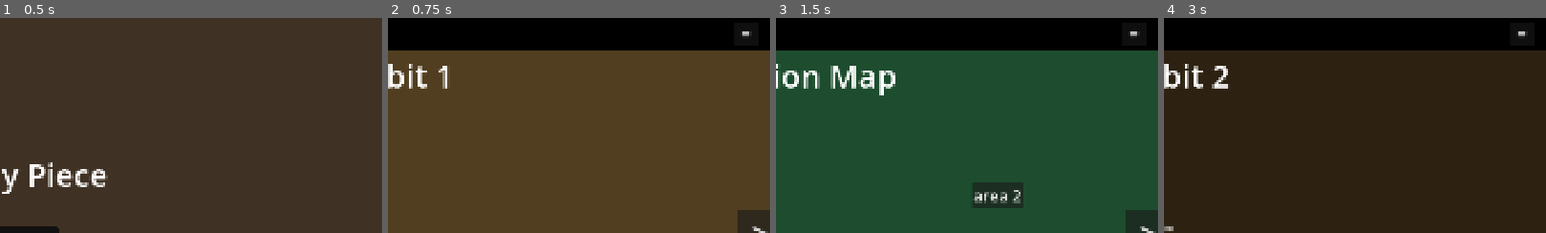
Above: before the commit, frames 1-4 (left to right).
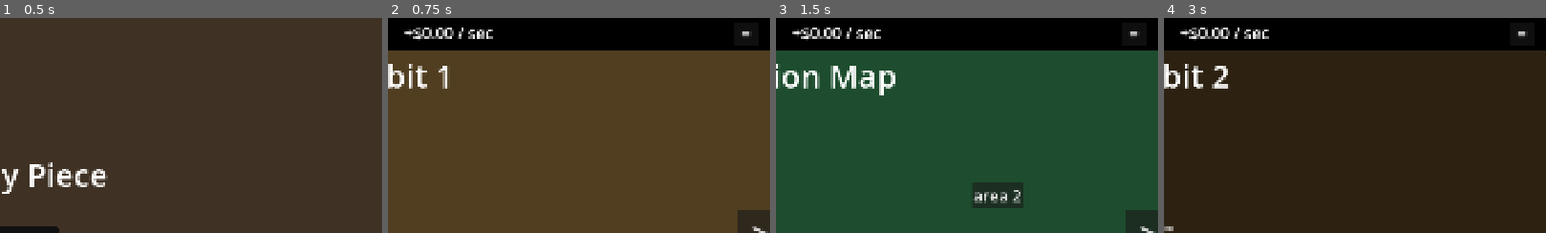
Above: after the commit, the same moments.

Repository: zsansone54/museum-game
Game: Godot game, scene res://MainMenu.tscn
Two runs of this game, one before a commit and one after it. Both use one fixed random seed, a clock stepped at 60 frames per second and the inputs below.
Inputs:
- Up to frame 1 (0.5 s): no input
- Up to frame 2 (0.75 s): click "Start Game" at 0.5 s
- Up to frame 3 (1.5 s): click "<-" at 1.25 s
- Up to frame 4 (3 s): click "->" at 2 s; click "->" at 2.75 s
The pictures show only the part of the screen within x 50-100%, y 0-50%; the shares and areas given below are measured in that part.

Frame 1 is identical in both runs. In frame 2, 0.7% of the frame differs, in the area x 4-28%, y 4-11%; in frame 3, 0.7%; in frame 4, 0.7%.

Commit message:
add win menu

Diff:
--- a/game/ArtifactMenu.tscn
+++ b/game/ArtifactMenu.tscn
@@ -73,6 +73,21 @@
 layout_mode = 2
 theme_override_font_sizes/font_size = 24
 
+[node name="UncleanedIncomeLabel" type="Label" parent="ArtifactPanel/MarginContainer/VBoxContainer" unique_id=1852701805]
+layout_mode = 2
+theme_override_font_sizes/font_size = 24
+text = "Uncleaned fragments: $0.20 / sec"
+
+[node name="CleanedIncomeLabel" type="Label" parent="ArtifactPanel/MarginContainer/VBoxContainer" unique_id=1525709348]
+layout_mode = 2
+theme_override_font_sizes/font_size = 24
+text = "Cleaned fragments: $0.60 / sec"
+
+[node name="AssembledIncomeLabel" type="Label" parent="ArtifactPanel/MarginContainer/VBoxContainer" unique_id=1353303455]
+layout_mode = 2
+theme_override_font_sizes/font_size = 24
+text = "Assembled artifact: $0.00 / sec"
+
 [node name="HSeparator" type="HSeparator" parent="ArtifactPanel/MarginContainer/VBoxContainer" unique_id=493968231]
 layout_mode = 2
 
--- a/game/Excavation.tscn
+++ b/game/Excavation.tscn
@@ -70,6 +70,13 @@
 layout_mode = 2
 theme_override_font_sizes/font_size = 40
 text = "10.0/10.0s"
+
+[node name="IncomeLabel" type="Label" parent="Top/TopHudMargin/TopHud" unique_id=1466485656]
+custom_minimum_size = Vector2(200, 60)
+custom_maximum_size = Vector2(200, 60)
+layout_mode = 2
+theme_override_font_sizes/font_size = 40
+text = "$0.00 / sec"
 
 [node name="Spacer" type="Control" parent="Top/TopHudMargin/TopHud" unique_id=408952144]
 layout_mode = 2
--- a/game/Exhibit1.gd
+++ b/game/Exhibit1.gd
@@ -3,6 +3,7 @@
 @onready var funds_label: Label = $Top/TopHudMargin/TopHud/FundsLabel
 @onready var rep_label: Label = $Top/TopHudMargin/TopHud/RepLabel
 @onready var countdown_label: Label = $Top/TopHudMargin/TopHud/CountdownLabel
+@onready var income_label: Label = $Top/TopHudMargin/TopHud/IncomeLabel
 
 
 func _ready() -> void:
@@ -38,6 +39,7 @@
 func update_hud() -> void:
 	funds_label.text = "$%d" % int(GameState.funds)
 	rep_label.text = "%d Rep" % GameState.rep
+	income_label.text = "+$%.2f / sec" % GameState.get_total_donation_income_per_second()
 
 	if GameState.active_artifact_id == -1:
 		countdown_label.text = "--.-- / --.-- s"
--- a/game/Exhibit1.tscn
+++ b/game/Exhibit1.tscn
@@ -5,6 +5,7 @@
 [ext_resource type="PackedScene" uid="uid://coh5nxkprs0sc" path="res://PauseMenu.tscn" id="3_bsrcs"]
 [ext_resource type="PackedScene" uid="uid://b6ddt174lqybw" path="res://ArtifactMenu.tscn" id="4_seecs"]
 [ext_resource type="PackedScene" uid="uid://7xym3ilf0iv6" path="res://NotificationToast.tscn" id="5_equix"]
+[ext_resource type="PackedScene" uid="uid://330qm08acygp" path="res://WinMenu.tscn" id="6_64dqa"]
 
 [node name="Exhibit1" type="Control" unique_id=124045584]
 layout_mode = 3
@@ -71,6 +72,13 @@
 layout_mode = 2
 theme_override_font_sizes/font_size = 40
 text = "10.0/10.0s"
+
+[node name="IncomeLabel" type="Label" parent="Top/TopHudMargin/TopHud" unique_id=939197332]
+custom_minimum_size = Vector2(200, 60)
+custom_maximum_size = Vector2(200, 60)
+layout_mode = 2
+theme_override_font_sizes/font_size = 40
+text = "$0.00 / sec"
 
 [node name="Spacer" type="Control" parent="Top/TopHudMargin/TopHud" unique_id=2048826570]
 layout_mode = 2
@@ -219,4 +227,7 @@
 [node name="NotificationToast" parent="." unique_id=1611973884 instance=ExtResource("5_equix")]
 layout_mode = 1
 
+[node name="WinMenu" parent="." unique_id=1237677374 instance=ExtResource("6_64dqa")]
+layout_mode = 1
+
 [connection signal="pressed" from="Top/TopHudMargin/TopHud/PauseButton" to="." method="_on_pause_button_pressed"]
--- a/game/Exhibit2.tscn
+++ b/game/Exhibit2.tscn
@@ -5,6 +5,7 @@
 [ext_resource type="PackedScene" uid="uid://coh5nxkprs0sc" path="res://PauseMenu.tscn" id="3_nm046"]
 [ext_resource type="PackedScene" uid="uid://b6ddt174lqybw" path="res://ArtifactMenu.tscn" id="4_2u0ix"]
 [ext_resource type="PackedScene" uid="uid://7xym3ilf0iv6" path="res://NotificationToast.tscn" id="5_irlb0"]
+[ext_resource type="PackedScene" uid="uid://330qm08acygp" path="res://WinMenu.tscn" id="6_nm046"]
 
 [node name="Exhibit2" type="Control" unique_id=124045584]
 layout_mode = 3
@@ -198,6 +199,13 @@
 layout_mode = 2
 theme_override_font_sizes/font_size = 40
 text = "10.0/10.0s"
+
+[node name="IncomeLabel" type="Label" parent="Top/TopHudMargin/TopHud" unique_id=303113680]
+custom_minimum_size = Vector2(200, 60)
+custom_maximum_size = Vector2(200, 60)
+layout_mode = 2
+theme_override_font_sizes/font_size = 40
+text = "$0.00 / sec"
 
 [node name="Spacer" type="Control" parent="Top/TopHudMargin/TopHud" unique_id=2048826570]
 layout_mode = 2
@@ -239,4 +247,7 @@
 [node name="NotificationToast" parent="." unique_id=1611973884 instance=ExtResource("5_irlb0")]
 layout_mode = 1
 
+[node name="WinMenu" parent="." unique_id=1237677374 instance=ExtResource("6_nm046")]
+layout_mode = 1
+
 [connection signal="pressed" from="Top/TopHudMargin/TopHud/PauseButton" to="." method="_on_pause_button_pressed"]
--- /dev/null
+++ b/game/WinMenu.tscn
@@ -0,0 +1,54 @@
+[gd_scene format=3 uid="uid://330qm08acygp"]
+
+[ext_resource type="Script" uid="uid://bjk7g0lha7wjm" path="res://win_menu.gd" id="1_xjwx6"]
+
+[node name="WinMenu" type="Control" unique_id=1237677374]
+layout_mode = 3
+anchors_preset = 15
+anchor_right = 1.0
+anchor_bottom = 1.0
+grow_horizontal = 2
+grow_vertical = 2
+script = ExtResource("1_xjwx6")
+
+[node name="Dimmer" type="ColorRect" parent="." unique_id=360318580]
+layout_mode = 1
+anchors_preset = 15
+anchor_right = 1.0
+anchor_bottom = 1.0
+grow_horizontal = 2
+grow_vertical = 2
+color = Color(0, 0, 0, 1)
+
+[node name="CenterContainer" type="CenterContainer" parent="." unique_id=231545853]
+layout_mode = 1
+anchors_preset = 15
+anchor_right = 1.0
+anchor_bottom = 1.0
+grow_horizontal = 2
+grow_vertical = 2
+
+[node name="PanelContainer" type="PanelContainer" parent="CenterContainer" unique_id=1414989673]
+layout_mode = 2
+
+[node name="MarginContainer" type="MarginContainer" parent="CenterContainer/PanelContainer" unique_id=240607792]
+layout_mode = 2
+
+[node name="VBoxContainer" type="VBoxContainer" parent="CenterContainer/PanelContainer/MarginContainer" unique_id=133055255]
+layout_mode = 2
+
+[node name="TitleLabel" type="Label" parent="CenterContainer/PanelContainer/MarginContainer/VBoxContainer" unique_id=785969900]
+layout_mode = 2
+theme_override_font_sizes/font_size = 40
+text = "Museum Complete!"
+horizontal_alignment = 1
+
+[node name="MessageLabel" type="Label" parent="CenterContainer/PanelContainer/MarginContainer/VBoxContainer" unique_id=1644665942]
+layout_mode = 2
+theme_override_font_sizes/font_size = 30
+text = "Every artifact has been restored and displayed."
+
+[node name="MainMenuButton" type="Button" parent="CenterContainer/PanelContainer/MarginContainer/VBoxContainer" unique_id=1250576302]
+layout_mode = 2
+theme_override_font_sizes/font_size = 25
+text = "Return to Main Menu"
--- a/game/artifact_menu.gd
+++ b/game/artifact_menu.gd
@@ -8,6 +8,9 @@
 @onready var clean_button: Button = $ArtifactPanel/MarginContainer/VBoxContainer/CleanButton
 @onready var assemble_button: Button = $ArtifactPanel/MarginContainer/VBoxContainer/AssembleButton
 @onready var close_button: Button = $ArtifactPanel/MarginContainer/VBoxContainer/CloseButton
+@onready var uncleaned_income_label: Label = $ArtifactPanel/MarginContainer/VBoxContainer/UncleanedIncomeLabel
+@onready var cleaned_income_label: Label = $ArtifactPanel/MarginContainer/VBoxContainer/CleanedIncomeLabel
+@onready var assembled_income_label: Label = $ArtifactPanel/MarginContainer/VBoxContainer/AssembledIncomeLabel
 
 var current_artifact_id := -1
 var open_position: Vector2
@@ -78,6 +81,11 @@
 		artifact["total_fragments"]
 	]
 
+	var income: Dictionary = GameState.get_artifact_income_breakdown(artifact)
+	uncleaned_income_label.text = "Uncleaned fragments: $%.2f / sec" % income["uncleaned"]
+	cleaned_income_label.text = "Cleaned fragments: $%.2f / sec" % income["cleaned"]
+	assembled_income_label.text = "Assembled artifact: $%.2f / sec" % income["assembled"]
+
 	clean_button.text = "Clean Fragment"
 	assemble_button.text = "Assemble Artifact"
 	close_button.text = "Close"
--- a/game/excavation.gd
+++ b/game/excavation.gd
@@ -3,6 +3,7 @@
 @onready var funds_label: Label = $Top/TopHudMargin/TopHud/FundsLabel
 @onready var rep_label: Label = $Top/TopHudMargin/TopHud/RepLabel
 @onready var countdown_label: Label = $Top/TopHudMargin/TopHud/CountdownLabel
+@onready var income_label: Label = $Top/TopHudMargin/TopHud/IncomeLabel
 
 @onready var pause_button: Button = $Top/TopHudMargin/TopHud/PauseButton
 @onready var back_button: Button = $BackButton
@@ -100,6 +101,7 @@
 func update_hud() -> void:
 	funds_label.text = "$%d" % int(GameState.funds)
 	rep_label.text = "%d Rep" % GameState.rep
+	income_label.text = "+$%.2f / sec" % GameState.get_total_donation_income_per_second()
 
 	if GameState.active_artifact_id == -1:
 		countdown_label.text = "--.-- / --.-- s"
@@ -166,7 +168,10 @@
 		var progress: Dictionary = GameState.get_artifact_progress(artifact["id"])
 		var button: Button = artifact_buttons[index]
 
-		button.text = artifact["name"]
+		button.text = "%s\nSuccess Chance: %.0f%%" % [
+			artifact["name"],
+			GameState.get_effective_success_chance(artifact)
+		]
 		button.tooltip_text = ""
 
 		if !GameState.has_required_tools(artifact):
--- a/game/exhibit2.gd
+++ b/game/exhibit2.gd
@@ -3,6 +3,7 @@
 @onready var funds_label: Label = $Top/TopHudMargin/TopHud/FundsLabel
 @onready var rep_label: Label = $Top/TopHudMargin/TopHud/RepLabel
 @onready var countdown_label: Label = $Top/TopHudMargin/TopHud/CountdownLabel
+@onready var income_label: Label = $Top/TopHudMargin/TopHud/IncomeLabel
 @onready var lock_overlay: Control = $LockOverlay
 @onready var requirement_label: Label = $LockOverlay/CenterContainer/VBoxContainer/RequirementLabel
 
@@ -42,6 +43,7 @@
 func update_hud() -> void:
 	funds_label.text = "$%d" % int(GameState.funds)
 	rep_label.text = "%d Rep" % GameState.rep
+	income_label.text = "+$%.2f / sec" % GameState.get_total_donation_income_per_second()
 
 	if GameState.active_artifact_id == -1:
 		countdown_label.text = "--.-- / --.-- s"
--- a/game/game_state.gd
+++ b/game/game_state.gd
@@ -8,6 +8,7 @@
 )
 signal excavation_failed(reward: float)
 signal artifact_assembled(artifact_name: String, rep_reward: int)
+signal game_completed
 
 var game_data: Dictionary
 var funds: float
@@ -54,28 +55,39 @@
 	update_donation_income(delta)
 
 
-func update_donation_income(delta: float) -> void:
-	var add: float = 0.0
+func get_artifact_income_breakdown(artifact: Dictionary) -> Dictionary:
+	var progress: Dictionary = get_artifact_progress(artifact["id"])
+	var uncleaned_income: float = 0.0
+	var cleaned_income: float = 0.0
+	var assembled_income: float = 0.0
+
+	if progress["is_assembled"]:
+		assembled_income = artifact["completed_funds"]
+	else:
+		var uncleaned_fragments: int = progress["fragments_found"] - progress["fragments_cleaned"]
+		uncleaned_income = uncleaned_fragments * artifact["uncleaned_fragment_funds_ps"]
+		cleaned_income = progress["fragments_cleaned"] * artifact["cleaned_fragment_funds_ps"]
+
+	return {
+		"uncleaned": uncleaned_income,
+		"cleaned": cleaned_income,
+		"assembled": assembled_income
+	}
+
+
+func get_total_donation_income_per_second() -> float:
+	var total_income: float = 0.0
 
 	for area in areas:
 		for artifact in area["artifacts"]:
-			var progress: Dictionary = get_artifact_progress(artifact["id"])
-
-			if !progress["is_assembled"]:
-				add += (
-					progress["fragments_found"]
-					- progress["fragments_cleaned"]
-				) * artifact["uncleaned_fragment_funds_ps"] * delta
-
-				add += (
-					progress["fragments_cleaned"]
-					* artifact["cleaned_fragment_funds_ps"]
-					* delta
-				)
-			else:
-				add += artifact["completed_funds"] * delta
-
-	funds += add
+			var income: Dictionary = get_artifact_income_breakdown(artifact)
+			total_income += income["uncleaned"] + income["cleaned"] + income["assembled"]
+
+	return total_income
+
+
+func update_donation_income(delta: float) -> void:
+	funds += get_total_donation_income_per_second() * delta
 
 
 func set_artifact_progress() -> void:
@@ -171,7 +183,7 @@
 		)
 
 		if check_win_condition():
-			print("win")
+			game_completed.emit()
 
 
 func select_excavation_target(artifact: Dictionary) -> void:
--- /dev/null
+++ b/game/win_menu.gd
@@ -0,0 +1,101 @@
+extends Control
+
+@onready var dimmer: ColorRect = $Dimmer
+@onready var center_container: CenterContainer = $CenterContainer
+
+@onready var title_label: Label = (
+	$CenterContainer/PanelContainer/MarginContainer/VBoxContainer/TitleLabel
+)
+@onready var message_label: Label = (
+	$CenterContainer/PanelContainer/MarginContainer/VBoxContainer/MessageLabel
+)
+@onready var main_menu_button: Button = (
+	$CenterContainer/PanelContainer/MarginContainer/VBoxContainer/MainMenuButton
+)
+
+var open_position: Vector2
+var closed_position: Vector2
+var menu_tween: Tween
+
+
+func _ready() -> void:
+	process_mode = Node.PROCESS_MODE_ALWAYS
+
+	GameState.game_completed.connect(_on_game_completed)
+	main_menu_button.pressed.connect(_on_main_menu_button_pressed)
+
+	hide()
+
+	await get_tree().process_frame
+
+	open_position = center_container.position
+	closed_position = open_position + Vector2(0, size.y + 40)
+	center_container.position = closed_position
+	dimmer.color.a = 0.0
+
+
+func open_menu() -> void:
+	if menu_tween and menu_tween.is_valid():
+		menu_tween.kill()
+
+	title_label.text = "Museum Complete!"
+	message_label.text = (
+		"Every artifact has been restored and displayed."
+	)
+	main_menu_button.text = "Return to Main Menu"
+
+	show()
+	center_container.position = closed_position
+	dimmer.color.a = 0.0
+
+	menu_tween = create_tween().set_parallel(true)
+
+	menu_tween.tween_property(
+		center_container,
+		"position",
+		open_position,
+		0.35
+	).set_trans(Tween.TRANS_QUART).set_ease(Tween.EASE_OUT)
+
+	menu_tween.tween_property(
+		dimmer,
+		"color:a",
+		0.7,
+		0.2
+	)
+
+
+func close_to_main_menu() -> void:
+	if menu_tween and menu_tween.is_valid():
+		menu_tween.kill()
+
+	menu_tween = create_tween().set_parallel(true)
+
+	menu_tween.tween_property(
+		center_container,
+		"position",
+		closed_position,
+		0.3
+	).set_trans(Tween.TRANS_QUART).set_ease(Tween.EASE_IN)
+
+	menu_tween.tween_property(
+		dimmer,
+		"color:a",
+		0.0,
+		0.2
+	)
+
+	menu_tween.finished.connect(func() -> void:
+		GameState.save_game()
+		get_tree().paused = false
+		get_tree().change_scene_to_file("res://MainMenu.tscn")
+	)
+
+
+func _on_game_completed() -> void:
+	open_menu()
+	get_tree().paused = true
+
+
+func _on_main_menu_button_pressed() -> void:
+	close_to_main_menu()
Not shown, added: game/win_menu.gd.uid
